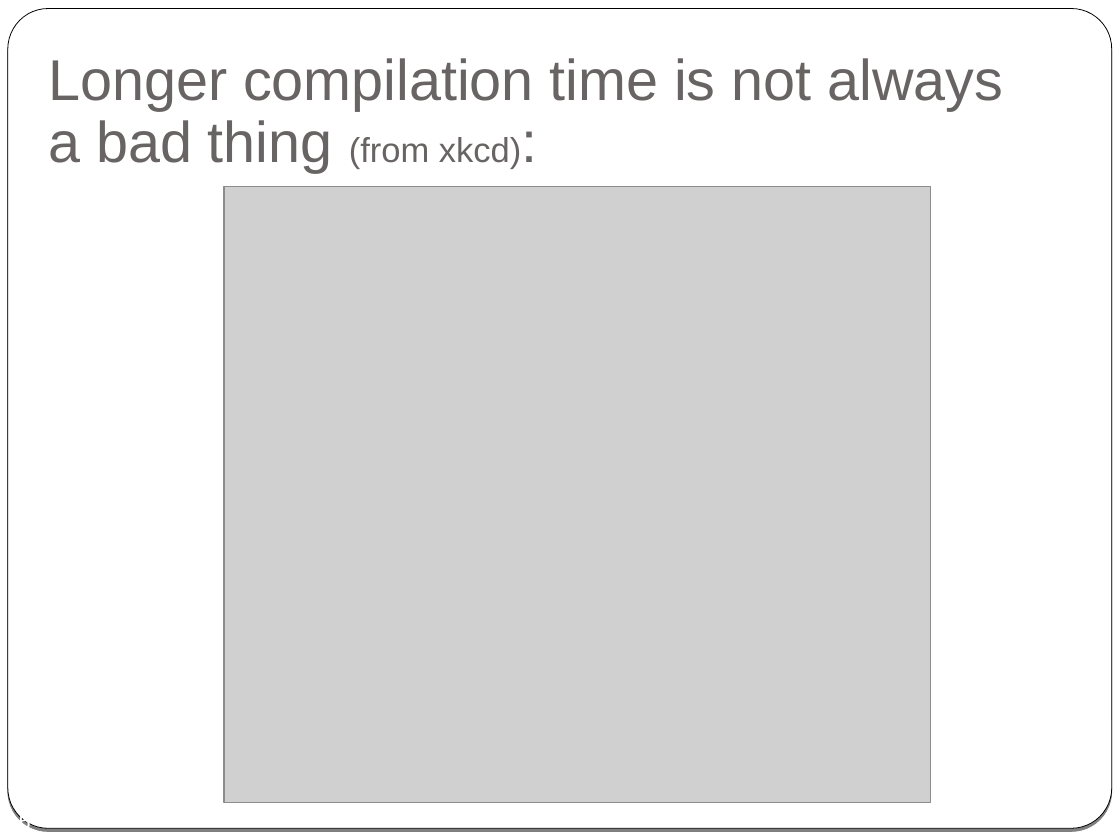
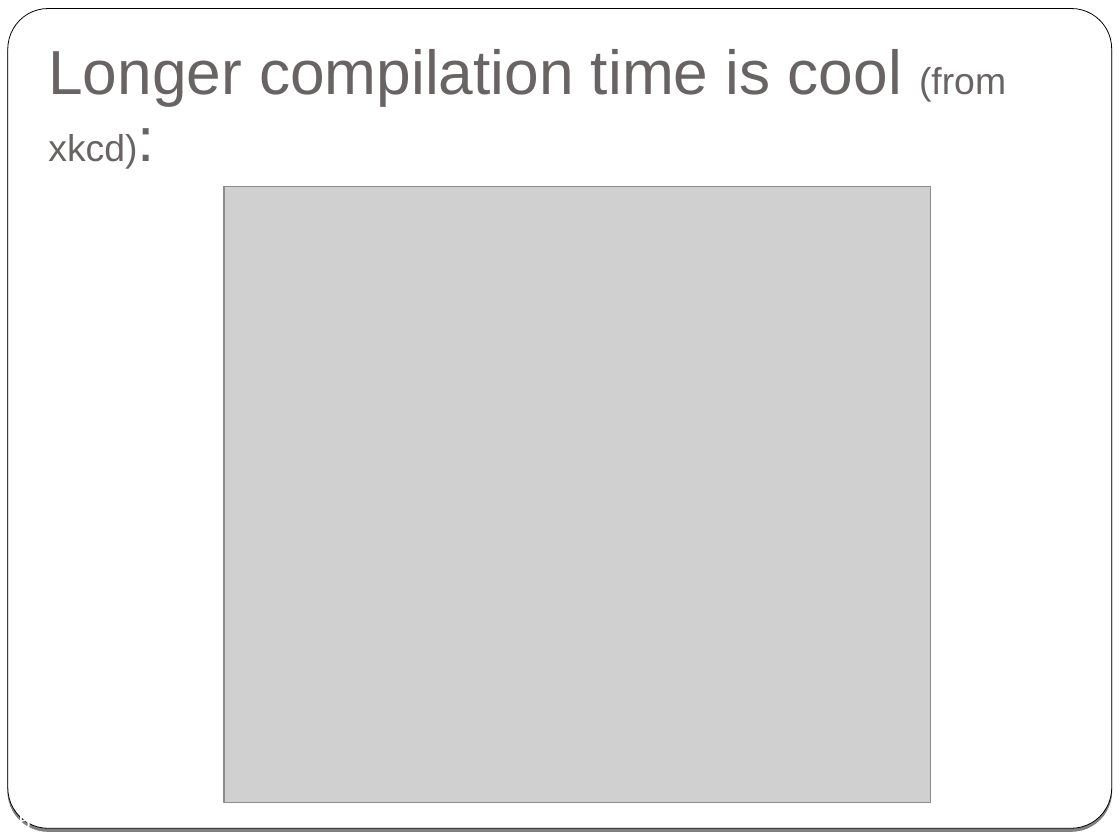
Before and after one commit to cpp-at-ariel/cpp-5781, a slide deck: slide 15 of 09-specializations-metaprogramming/slides.odp. Drawn at 1120x840 pixels with LibreOffice and Linux fonts; fonts in the diff are those of the drawing; grey boxes stand for pictures. Boxes give left, top, right and bottom in pixels: in the first picture for what was removed or moved away, otherwise in the second. Text is boxed around its words. In the diff, an @@ line names an element or a change of style, - is before the commit and + after.

```diff
--- a/09-specializations-metaprogramming/slides.odp
+++ b/09-specializations-metaprogramming/slides.odp
@@ title at [48,49,1006,169]: text changed; size 37 to 40 pt @@
-Longer compilation time is not always
-a bad thing (from xkcd):
+Longer compilation time is cool (from xkcd):
```
Also in this commit, not shown: 5 other slides changed, 29 other files.
